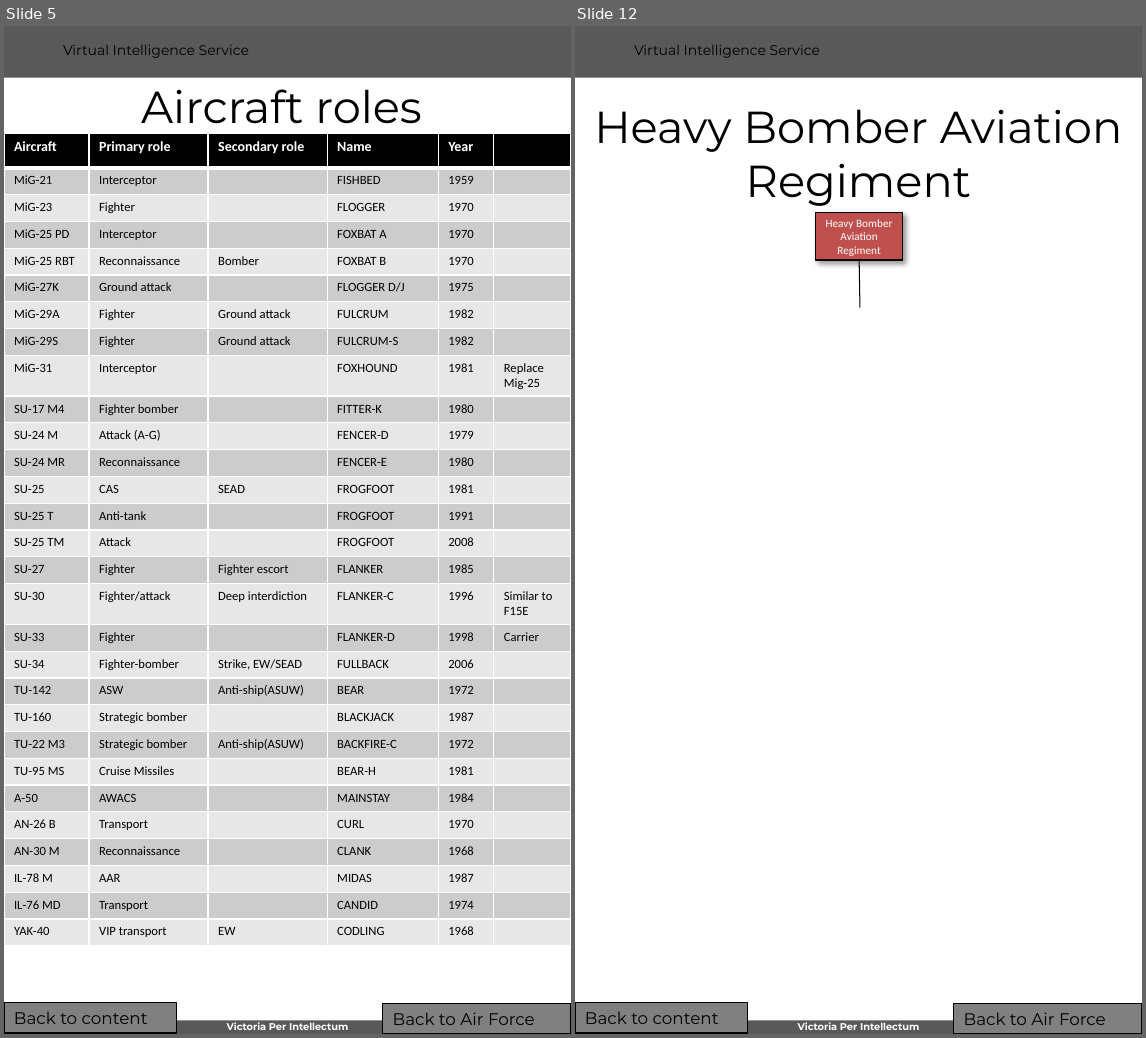
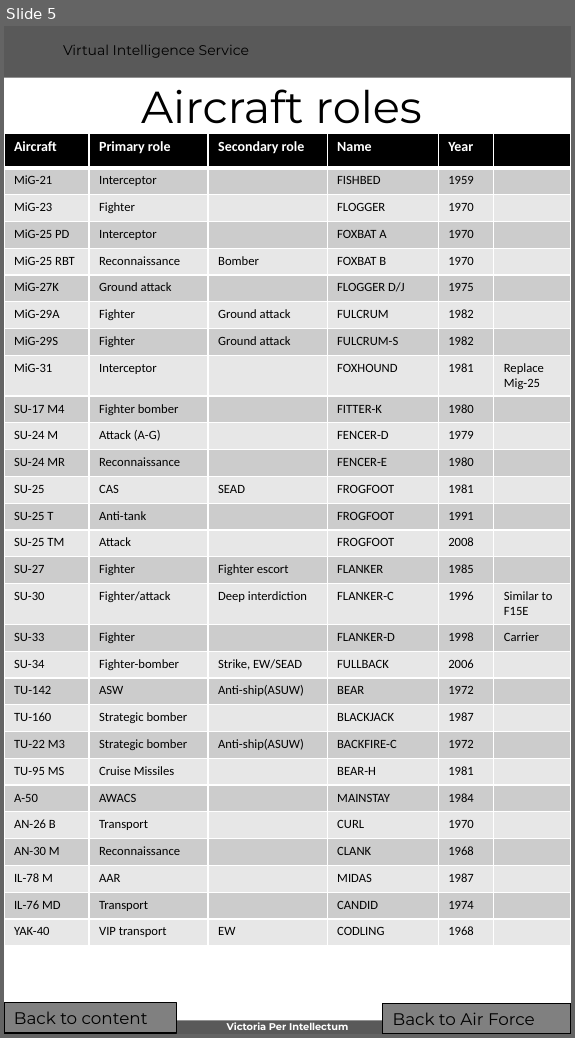
Before and after one commit to 132nd-vWing/VIS, a slide deck: BASIC/WIP/VIS Generic_Order_of_Battle - Air Forces.pptx. Shown side by side, each under a label of ours: slides 5 and 12 before the commit, slide 5 after it; the slides between them are not shown. The pictures are 1146x1038 and 575x1038 pixels, drawn with LibreOffice and Linux fonts; fonts in the diff are those of the drawing; background and template pictures are left out. Boxes give left, top, right and bottom in pixels: in the first picture for what was removed or moved away, otherwise in the second. Text is boxed around its words. In the diff, an @@ line names an element or a change of style, - is before the commit and + after.

```diff
--- a/BASIC/WIP/VIS Generic_Order_of_Battle - Air Forces.pptx
+++ b/BASIC/WIP/VIS Generic_Order_of_Battle - Air Forces.pptx
@@ slide 12 removed at [575, 26, 1142, 1034], background #FFFFFF; not listed: 4 template elements that a slide beside it also shows @@
@@ title removed at [594, 109, 1122, 206] @@
-Heavy Bomber Aviation Regiment
@@ rectangle removed at [816, 213, 904, 260] @@
-Heavy Bomber Aviation Regiment
@@ line removed from (860, 260) to (861, 308) @@
@@ rectangle removed at [575, 1004, 748, 1034] @@
-Back to content
@@ rectangle removed at [954, 1005, 1142, 1034] @@
-Back to Air Force
@@ page number removed at [1105, 1015, 1142, 1034] @@
-12
```
Also in this commit, not shown: 9 slides changed, 9 other slides removed, 14 other files.
